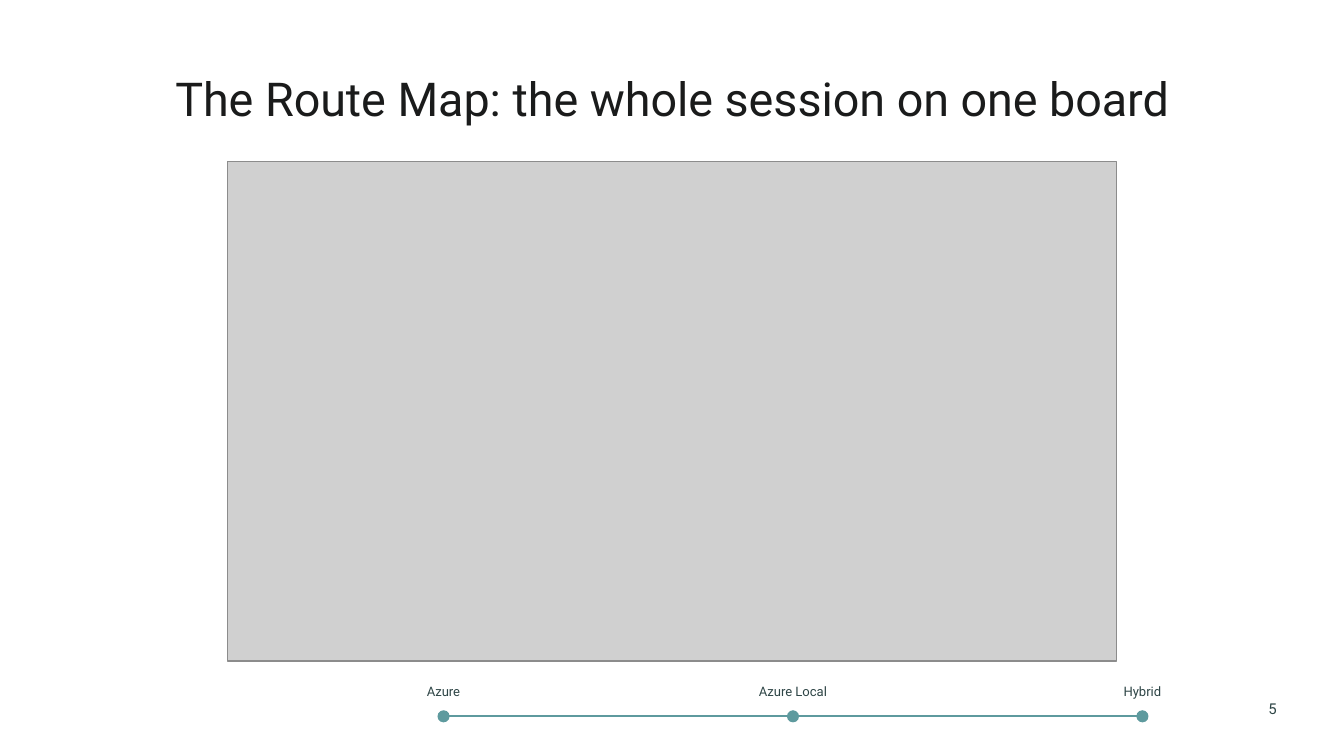
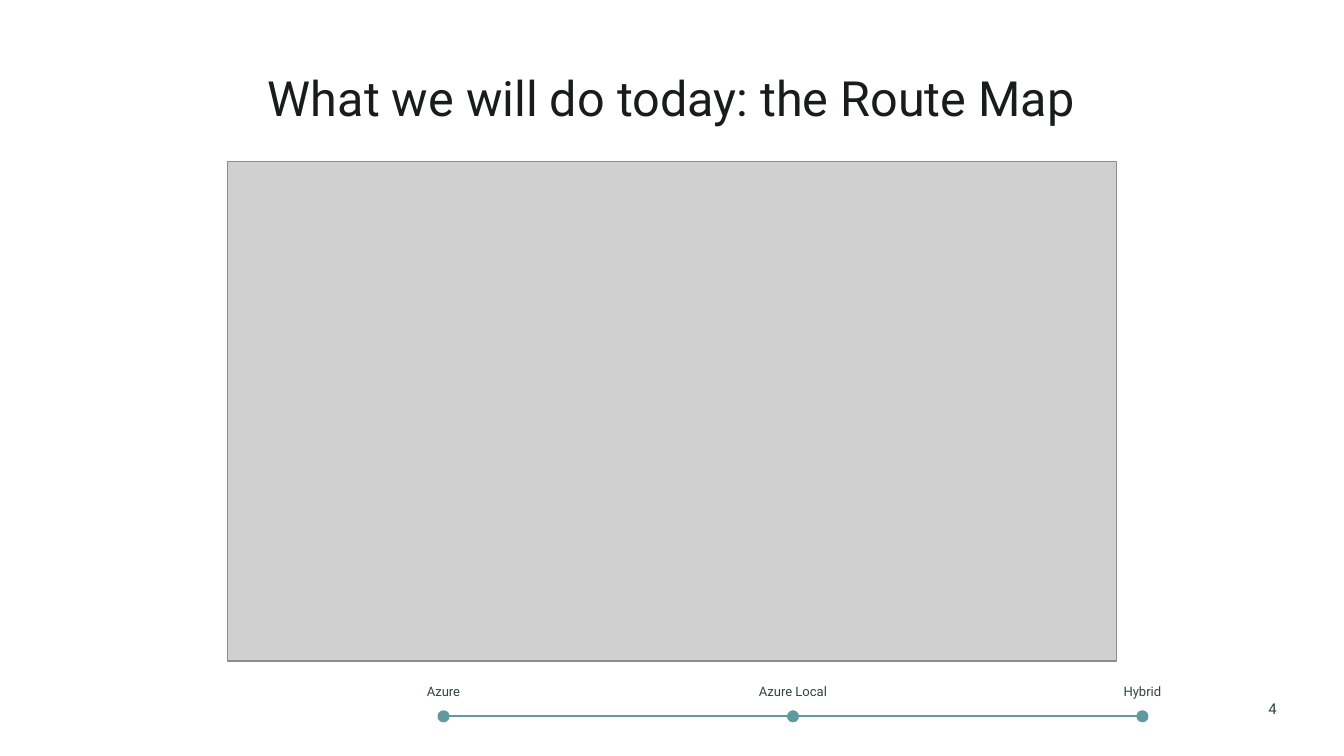
Before and after one commit to thisismydemo/nic2026_avd, a slide deck: slide 4 of presentation/AVD_Anywhere_NIC2026.pptx (slide 5 before the commit). Drawn at 1344x756 pixels with LibreOffice and Linux fonts; fonts in the diff are those of the drawing; grey boxes stand for pictures; background and template pictures are left out. Boxes give left, top, right and bottom in pixels: in the first picture for what was removed or moved away, otherwise in the second. Text is boxed around its words. In the diff, an @@ line names an element or a change of style, - is before the commit and + after.

```diff
--- a/presentation/AVD_Anywhere_NIC2026.pptx
+++ b/presentation/AVD_Anywhere_NIC2026.pptx
@@ title at (268,79,1075,127): text changed; size 25 to 26 pt @@
-The Route Map: the whole session on one board
+What we will do today: the Route Map
@@ text at (1268,703,1276,714): text changed @@
-5
+4
```
Also in this commit, not shown: 24 other slides changed, 15 slides added, 8 slides removed, 1 other file.
